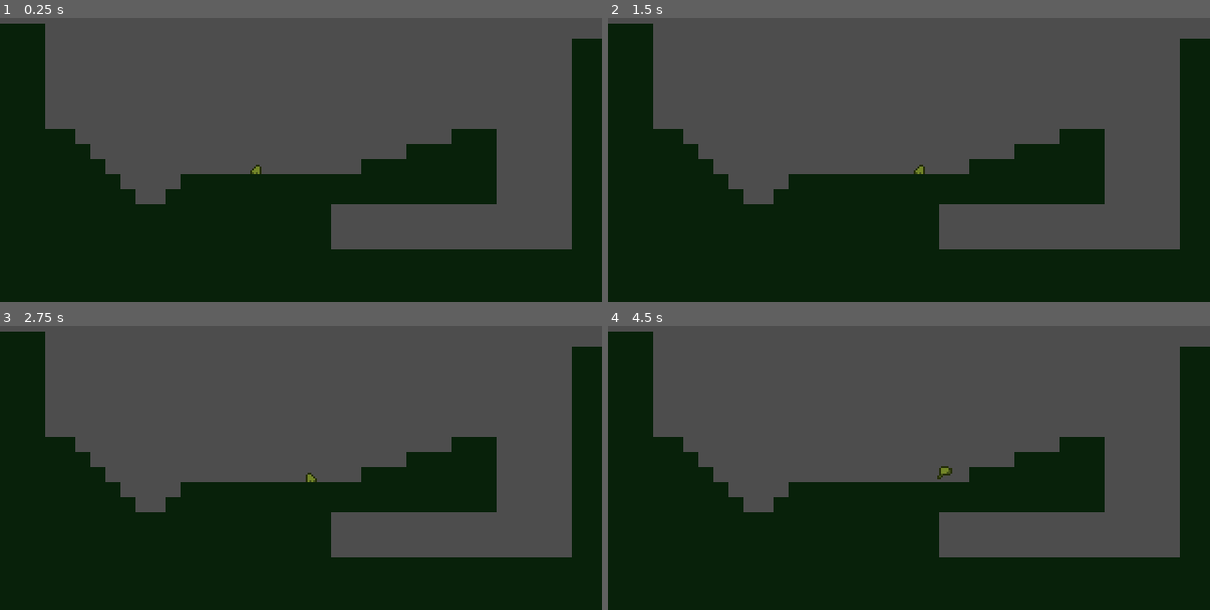
Above: before the commit, frames 1-4 (two rows, left to right).
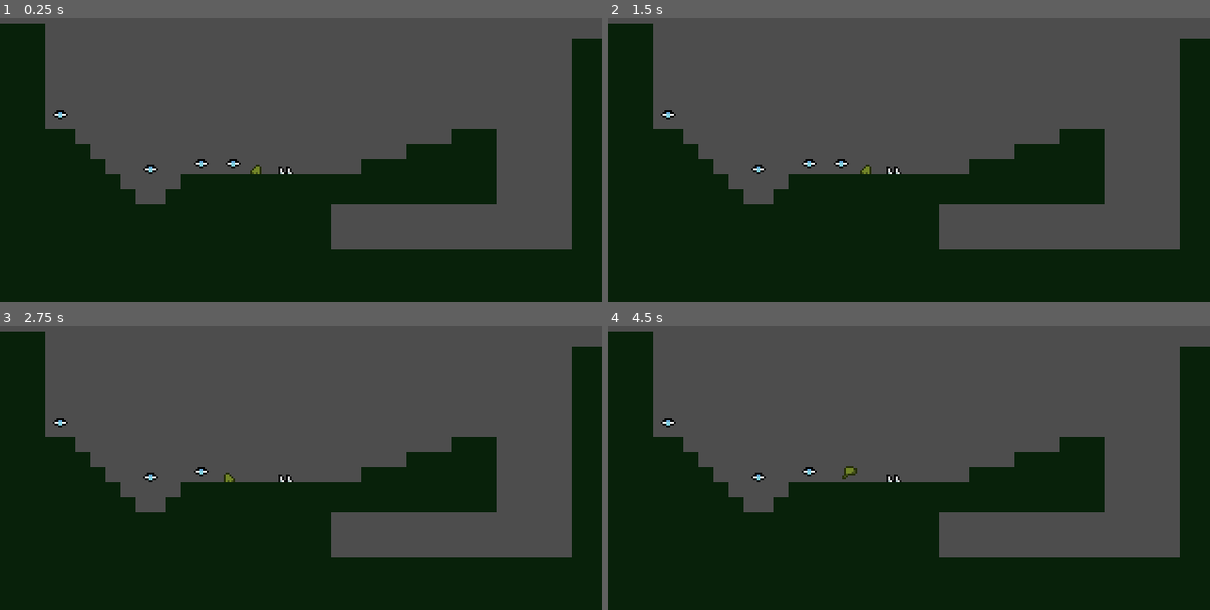
Above: after the commit, the same moments.

Repository: jacristi/froglore
Game: Godot game, scene res://entities/world/world.tscn
Two runs of this game, one before a commit and one after it. Both use one fixed random seed, a clock stepped at 60 frames per second and the inputs below.
Inputs:
- Up to frame 1 (0.25 s): no input
- Up to frame 2 (1.5 s): tap Enter at 0.5 s; hold Right (ui_right) from 0.53 s (still down)
- Up to frame 3 (2.75 s): release Right (ui_right) at 2.03 s; hold Left (ui_left) from 2.03 s (still down)
- Up to frame 4 (4.5 s): release Left (ui_left) at 2.78 s; hold Right (ui_right) 2.78-4.28 s; tap Space at 4.25 s; hold Left (ui_left) from 4.28 s (still down)

The runs differ from the first frame. In frame 1, 0.3% of the frame differs, in the area x 8-49%, y 32-55%; in frame 2, 0.4%, in the area x 8-53%, y 32-55%; in frame 3, 0.3%; in frame 4, 0.4%.

Commit message:
feat: simple collectables

Diff:
--- /dev/null
+++ b/entities/collectables/bug1.gd
@@ -0,0 +1,9 @@
+extends Area2D
+
+
+func _on_body_entered(area: CharacterBody2D):
+    print("BUG COLLECTED (body)")
+    var bugs = get_tree().get_nodes_in_group("Bugs")
+    if bugs.size() == 1:
+        Events.level_completed.emit()
+    queue_free()
--- /dev/null
+++ b/entities/collectables/bug1.tscn
@@ -0,0 +1,61 @@
+[gd_scene load_steps=9 format=3 uid="uid://nvjmvg5q00tq"]
+
+[ext_resource type="Script" path="res://entities/collectables/bug1.gd" id="1_2wigp"]
+[ext_resource type="Texture2D" uid="uid://di3aahlhugb6w" path="res://assets/spritesheets/spr-bugs1.png" id="1_m7hin"]
+
+[sub_resource type="AtlasTexture" id="AtlasTexture_6qxgh"]
+atlas = ExtResource("1_m7hin")
+region = Rect2(0, 0, 8, 8)
+
+[sub_resource type="AtlasTexture" id="AtlasTexture_67qxg"]
+atlas = ExtResource("1_m7hin")
+region = Rect2(8, 0, 8, 8)
+
+[sub_resource type="AtlasTexture" id="AtlasTexture_ao40g"]
+atlas = ExtResource("1_m7hin")
+region = Rect2(16, 0, 8, 8)
+
+[sub_resource type="AtlasTexture" id="AtlasTexture_4ivap"]
+atlas = ExtResource("1_m7hin")
+region = Rect2(24, 0, 8, 8)
+
+[sub_resource type="SpriteFrames" id="SpriteFrames_p2avf"]
+animations = [{
+"frames": [{
+"duration": 1.0,
+"texture": SubResource("AtlasTexture_6qxgh")
+}, {
+"duration": 1.0,
+"texture": SubResource("AtlasTexture_67qxg")
+}, {
+"duration": 1.0,
+"texture": SubResource("AtlasTexture_ao40g")
+}, {
+"duration": 1.0,
+"texture": SubResource("AtlasTexture_4ivap")
+}],
+"loop": true,
+"name": &"idle",
+"speed": 16.0
+}]
+
+[sub_resource type="RectangleShape2D" id="RectangleShape2D_46sa1"]
+size = Vector2(4, 5)
+
+[node name="Bug" type="Area2D" groups=["Bugs"]]
+collision_layer = 0
+collision_mask = 2
+script = ExtResource("1_2wigp")
+
+[node name="AnimatedSprite2D" type="AnimatedSprite2D" parent="."]
+sprite_frames = SubResource("SpriteFrames_p2avf")
+animation = &"idle"
+autoplay = "idle"
+frame = 2
+frame_progress = 0.899398
+
+[node name="CollisionShape2D" type="CollisionShape2D" parent="."]
+position = Vector2(0, -0.5)
+shape = SubResource("RectangleShape2D_46sa1")
+
+[connection signal="body_entered" from="." to="." method="_on_body_entered"]
--- /dev/null
+++ b/entities/hazards/hazard_area.tscn
@@ -0,0 +1,5 @@
+[gd_scene format=3 uid="uid://dly3jxemtyvxq"]
+
+[node name="HazardArea" type="Area2D"]
+collision_layer = 4
+collision_mask = 0
--- /dev/null
+++ b/entities/hazards/spikes_small.tscn
@@ -0,0 +1,34 @@
+[gd_scene load_steps=6 format=3 uid="uid://i1c2dkftopmh"]
+
+[ext_resource type="Texture2D" uid="uid://ca0lifu2wcgtp" path="res://assets/spritesheets/ts-hazard-spikes.png" id="1_5mada"]
+[ext_resource type="PackedScene" uid="uid://dly3jxemtyvxq" path="res://entities/hazards/hazard_area.tscn" id="2_it3em"]
+
+[sub_resource type="AtlasTexture" id="AtlasTexture_rawgp"]
+atlas = ExtResource("1_5mada")
+region = Rect2(32, 0, 8, 8)
+
+[sub_resource type="SpriteFrames" id="SpriteFrames_5j8ir"]
+animations = [{
+"frames": [{
+"duration": 1.0,
+"texture": SubResource("AtlasTexture_rawgp")
+}],
+"loop": true,
+"name": &"default",
+"speed": 5.0
+}]
+
+[sub_resource type="RectangleShape2D" id="RectangleShape2D_ufexl"]
+size = Vector2(5, 3)
+
+[node name="SpikesSmall" type="Node2D"]
+position = Vector2(0, -4)
+
+[node name="AnimatedSprite2D" type="AnimatedSprite2D" parent="."]
+sprite_frames = SubResource("SpriteFrames_5j8ir")
+
+[node name="HazardArea" parent="." instance=ExtResource("2_it3em")]
+
+[node name="CollisionShape2D" type="CollisionShape2D" parent="HazardArea"]
+position = Vector2(-0.5, 2.5)
+shape = SubResource("RectangleShape2D_ufexl")
--- a/entities/player/frog_character.gd
+++ b/entities/player/frog_character.gd
@@ -6,6 +6,8 @@
 
 @onready var move_hop_timer: Timer = $MoveHopTimer
 @onready var animated_sprite_2d: AnimatedSprite2D = $AnimatedSprite2D
+@onready var hazard_detector: Area2D = $HazardDetector
+@onready var starting_position := global_position
 
 var face_direction := 0
 var gravity: int = ProjectSettings.get_setting("physics/2d/default_gravity")
@@ -15,6 +17,11 @@
 
 var is_idle := true
 var is_falling := false
+
+
+func _ready() -> void:
+    hazard_detector.area_entered.connect(hit_hazard)
+
 
 func _physics_process(delta: float) -> void:
 
@@ -66,9 +73,12 @@
     animated_sprite_2d.play("idle")
 
 
+func hit_hazard(area: Area2D):
+    print("HIT HAZARD!")
+    global_position = starting_position
+
 
 func can_hop() -> bool: return move_hop_timer.time_left <= 0 and is_on_floor()
-
 func _is_hopping() -> bool: return velocity.y < 0
 func _has_fall_velocity() -> bool: return velocity.y > 0
 func _is_falling() -> bool: return _has_fall_velocity() and not is_on_floor()
--- a/entities/player/frog_character.tscn
+++ b/entities/player/frog_character.tscn
@@ -141,7 +141,12 @@
 "speed": 8.0
 }]
 
+[sub_resource type="RectangleShape2D" id="RectangleShape2D_57hb4"]
+size = Vector2(4, 2)
+
 [node name="FrogCharacter" type="CharacterBody2D"]
+collision_layer = 2
+collision_mask = 5
 script = ExtResource("1_tl5hv")
 move_speed = 55.0
 hop_height = 120.0
@@ -161,3 +166,11 @@
 
 [node name="MoveHopTimer" type="Timer" parent="."]
 one_shot = true
+
+[node name="HazardDetector" type="Area2D" parent="."]
+collision_layer = 2
+collision_mask = 4
+
+[node name="CollisionShape2D" type="CollisionShape2D" parent="HazardDetector"]
+position = Vector2(0, -2)
+shape = SubResource("RectangleShape2D_57hb4")
--- a/entities/world/world.gd
+++ b/entities/world/world.gd
@@ -3,7 +3,14 @@
 
 @onready var collision_polygon_2d: CollisionPolygon2D = $StaticBody2D/CollisionPolygon2D
 @onready var polygon_2d: Polygon2D = $StaticBody2D/CollisionPolygon2D/Polygon2D
+@onready var level_complete: ColorRect = $CanvasLayer/LevelComplete
 
 
 func _ready() -> void:
     polygon_2d.polygon = collision_polygon_2d.polygon
+    Events.level_completed.connect(show_level_completed)
+
+
+func show_level_completed():
+    level_complete.show()
+    get_tree().paused = true
--- a/entities/world/world.tscn
+++ b/entities/world/world.tscn
@@ -1,13 +1,17 @@
-[gd_scene load_steps=3 format=3 uid="uid://bkt2ohyxi3n1h"]
+[gd_scene load_steps=6 format=3 uid="uid://bkt2ohyxi3n1h"]
 
 [ext_resource type="Script" path="res://entities/world/world.gd" id="1_y1phm"]
 [ext_resource type="PackedScene" uid="uid://dpsc6fhin8qq4" path="res://entities/player/frog_character.tscn" id="2_x37gw"]
+[ext_resource type="PackedScene" uid="uid://i1c2dkftopmh" path="res://entities/hazards/spikes_small.tscn" id="3_n05my"]
+[ext_resource type="PackedScene" uid="uid://nvjmvg5q00tq" path="res://entities/collectables/bug1.tscn" id="4_5vcwi"]
+[ext_resource type="PackedScene" uid="uid://bnbs5dn1gn2wc" path="res://ui/ui_level_complete.tscn" id="5_nxmba"]
 
 [node name="World" type="Node2D"]
 script = ExtResource("1_y1phm")
 
 [node name="StaticBody2D" type="StaticBody2D" parent="."]
 position = Vector2(160, 112)
+collision_mask = 0
 
 [node name="CollisionPolygon2D" type="CollisionPolygon2D" parent="StaticBody2D"]
 position = Vector2(0, 8)
@@ -18,3 +22,23 @@
 
 [node name="FrogCharacter" parent="." instance=ExtResource("2_x37gw")]
 position = Vector2(136, 112)
+
+[node name="SpikesSmall" parent="." instance=ExtResource("3_n05my")]
+position = Vector2(152, 108)
+
+[node name="Bug" parent="." instance=ExtResource("4_5vcwi")]
+position = Vector2(80, 110)
+
+[node name="Bug2" parent="." instance=ExtResource("4_5vcwi")]
+position = Vector2(32, 81)
+
+[node name="Bug3" parent="." instance=ExtResource("4_5vcwi")]
+position = Vector2(107, 107)
+
+[node name="Bug4" parent="." instance=ExtResource("4_5vcwi")]
+position = Vector2(124, 107)
+
+[node name="CanvasLayer" type="CanvasLayer" parent="."]
+
+[node name="LevelComplete" parent="CanvasLayer" instance=ExtResource("5_nxmba")]
+visible = false
--- /dev/null
+++ b/events/Events.gd
@@ -0,0 +1,4 @@
+extends Node
+
+
+signal level_completed
--- a/project.godot
+++ b/project.godot
@@ -15,6 +15,10 @@
 config/features=PackedStringArray("4.2", "GL Compatibility")
 config/icon="res://icon.svg"
 
+[autoload]
+
+Events="*res://events/Events.gd"
+
 [display]
 
 window/size/viewport_width=320
@@ -23,6 +27,12 @@
 window/size/window_height_override=720
 window/stretch/mode="canvas_items"
 
+[layer_names]
+
+2d_physics/layer_1="world"
+2d_physics/layer_2="player"
+2d_physics/layer_3="hazard"
+
 [rendering]
 
 textures/canvas_textures/default_texture_filter=0
--- /dev/null
+++ b/ui/ui_level_complete.tscn
@@ -0,0 +1,21 @@
+[gd_scene format=3 uid="uid://bnbs5dn1gn2wc"]
+
+[node name="LevelComplete" type="ColorRect"]
+anchors_preset = 15
+anchor_right = 1.0
+anchor_bottom = 1.0
+grow_horizontal = 2
+grow_vertical = 2
+color = Color(0.0588235, 0.0588235, 0.0588235, 0.47451)
+
+[node name="CenterContainer" type="CenterContainer" parent="."]
+layout_mode = 1
+anchors_preset = 15
+anchor_right = 1.0
+anchor_bottom = 1.0
+grow_horizontal = 2
+grow_vertical = 2
+
+[node name="Label" type="Label" parent="CenterContainer"]
+layout_mode = 2
+text = "Level Complete!"
Binary file added: assets/spritesheets/spr-bugs1.png
Not shown, added: assets/spritesheets/spr-bugs1.png.import
Binary file added: assets/spritesheets/ts-grassy-dirt.png
Not shown, added: assets/spritesheets/ts-grassy-dirt.png.import
Binary file added: assets/spritesheets/ts-hazard-spikes.png
Not shown, added: assets/spritesheets/ts-hazard-spikes.png.import
Not shown: 1 places in entities/player/frog_character.tscn that only renumber resources
